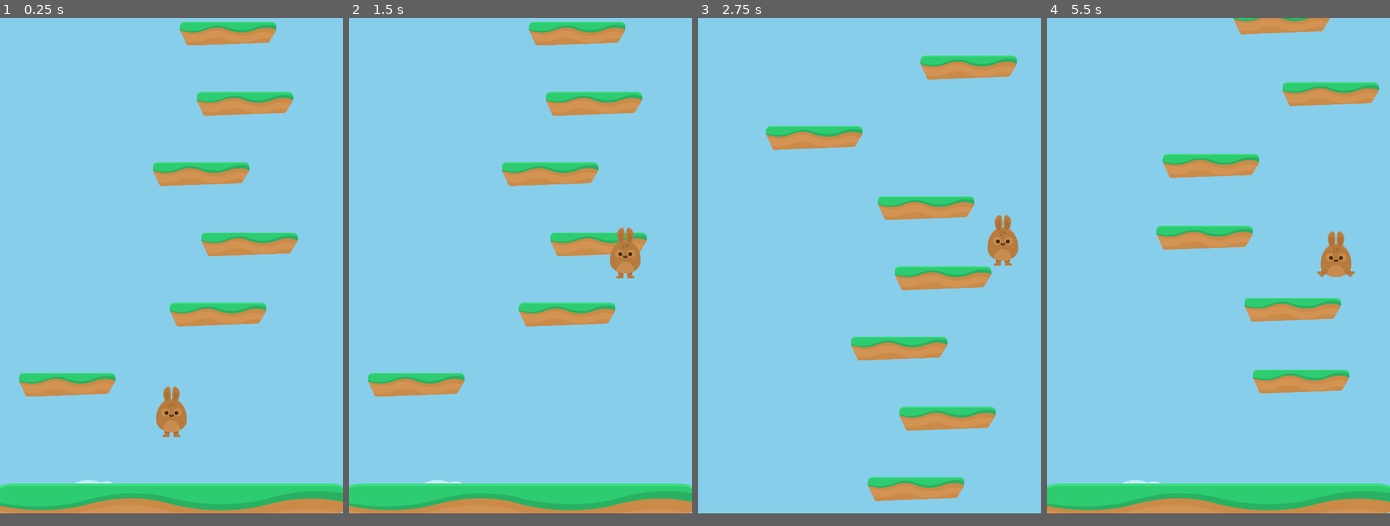
Above: before the commit, frames 1-4 (left to right).
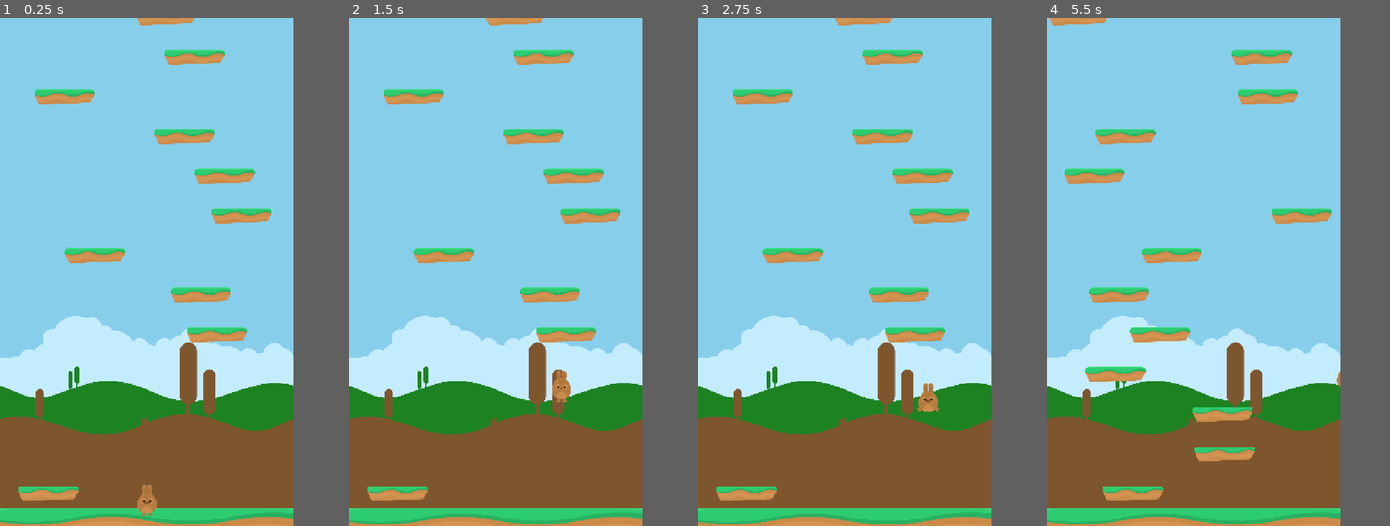
Above: after the commit, the same moments.

Repository: StefanLock/happy-hopper-quest
Game: Godot game, scene res://scenes/game.tscn
The game is run twice, just before and just after one commit, with the same random seed, the same clock (stepped at 60 frames per second) and the same inputs.
Inputs:
- Up to frame 1 (0.25 s): no input
- Up to frame 2 (1.5 s): hold Right (move_right) 0.53-1.28 s; hold Left (move_left) from 1.28 s (still down)
- Up to frame 3 (2.75 s): release Left (move_left) at 2.03 s; hold Right (move_right) from 2.03 s (still down)
- Up to frame 4 (5.5 s): release Right (move_right) at 3.53 s; hold Left (move_left) from 3.53 s (still down); tap R (reset) at 4.15 s
In our replay, the window is 540x780 before the commit and 462x800 after it. These sizes can differ from the game's own. Grey fills any space a smaller window leaves; there, only what the larger window draws over its background counts as a difference.

The runs differ from the first frame. In frame 1, 41% of the frame differs, in the area x 0-100%, y 0-100%; in frame 2, 41%; in frame 3, 40%; in frame 4, 41%.

Commit message:
hate mobile gaming

Diff:
--- a/project.godot
+++ b/project.godot
@@ -17,8 +17,8 @@
 
 [display]
 
-window/size/viewport_width=540
-window/size/viewport_height=780
+window/size/viewport_width=740
+window/size/viewport_height=1280
 window/stretch/mode="canvas_items"
 window/stretch/aspect="expand"
 window/handheld/orientation=1
--- a/scenes/game.tscn
+++ b/scenes/game.tscn
@@ -26,7 +26,6 @@
 [node name="Sprite2D" type="Sprite2D" parent="ParallaxBackground/ParallaxLayer2"]
 scale = Vector2(0.3, 0.5)
 texture = ExtResource("5_gee14")
-centered = false
 
 [node name="ParallaxLayer3" type="ParallaxLayer" parent="ParallaxBackground"]
 motion_scale = Vector2(0.7, 0.7)
@@ -35,7 +34,6 @@
 modulate = Color(0.133333, 0.545098, 0.133333, 1)
 scale = Vector2(0.3, 0.5)
 texture = ExtResource("6_0tnpc")
-centered = false
 
 [node name="ParallaxLayer4" type="ParallaxLayer" parent="ParallaxBackground"]
 modulate = Color(0.729412, 0.376471, 0.180392, 1)
@@ -44,4 +42,3 @@
 [node name="Sprite2D" type="Sprite2D" parent="ParallaxBackground/ParallaxLayer4"]
 scale = Vector2(0.3, 0.5)
 texture = ExtResource("7_vtaks")
-centered = false
--- a/scripts/game.gd
+++ b/scripts/game.gd
@@ -6,7 +6,8 @@
 var camera_scene = preload("res://scenes/game_camera.tscn")
 var camera = null
 
-var viewport_size: Vector2
+const DESIGN_WIDTH = 740.0
+const DESIGN_HEIGHT = 1280.0
 
 @onready var level_generator: Node2D = $LevelGenerator
 @onready var ground_sprite: Sprite2D = $GroundSprite
@@ -15,52 +16,60 @@
 @onready var parallax_layer_4: ParallaxLayer = $ParallaxBackground/ParallaxLayer4
 
 func _ready() -> void:
-	viewport_size = get_viewport_rect().size
+	var actual_view_size = get_viewport_rect().size
 
-	var player_spawn_offset = 150
-	player_spawn_position.x = viewport_size.x / 2.0
-	player_spawn_position.y = viewport_size.y - player_spawn_offset
+	var player_spawn_offset = 50
+	player_spawn_position.x = DESIGN_WIDTH / 2.0
+	player_spawn_position.y = DESIGN_HEIGHT - player_spawn_offset
 
-	ground_sprite.global_position.x = viewport_size.x / 2.0
-	ground_sprite.global_position.y = viewport_size.y
+	ground_sprite.global_position.x = DESIGN_WIDTH / 2.0
+	ground_sprite.global_position.y = actual_view_size.y
+
+	var ground_tex_width = ground_sprite.texture.get_width()
+	ground_sprite.scale.x = DESIGN_WIDTH / ground_tex_width * 1.05
 
 	setup_parallax_layer(parallax_layer_2)
 	setup_parallax_layer(parallax_layer_3)
 	setup_parallax_layer(parallax_layer_4)
-	new_game()
+
+	new_game.call_deferred()
 
 func get_parralax_sprite_scale(parallax_sprite: Sprite2D):
 	var parallax_texture = parallax_sprite.get_texture()
 	var parallax_texture_width = parallax_texture.get_width()
 
-	var _scale = viewport_size.x / parallax_texture_width
-	var result = Vector2(_scale, _scale)
-	return result
+	var _scale = DESIGN_WIDTH / parallax_texture_width
+	return Vector2(_scale, _scale)
 
 func setup_parallax_layer(_parallax_layer: ParallaxLayer):
 	var parallax_sprite = _parallax_layer.find_child("Sprite2D")
-	var parallax_texture = parallax_sprite.get_texture()
-	var parallax_texture_height = parallax_texture.get_height()
 
 	if parallax_sprite != null:
-		parallax_sprite.scale = get_parralax_sprite_scale(parallax_sprite)
-		parallax_sprite.offset.y = parallax_texture_height
+		var parallax_scaled = get_parralax_sprite_scale(parallax_sprite)
+		parallax_sprite.scale = parallax_scaled
+		var bg_h = parallax_sprite.texture.get_height() * parallax_sprite.scale.y
+		var ground_h = ground_sprite.texture.get_height() * ground_sprite.scale.y
+		var ground_top_y = ground_sprite.global_position.y - (ground_h / 2.0)
+		parallax_sprite.global_position.x = DESIGN_WIDTH / 2.0
+		parallax_sprite.global_position.y = ground_top_y - (bg_h / 2.0)
 
-# Called every frame. 'delta' is the elapsed time since the previous frame.
 func _process(_delta: float) -> void:
 	if Input.is_action_just_pressed("quit"):
 		get_tree().quit()
 	if Input.is_action_just_pressed("reset"):
-		get_tree().reload_current_scene()
+		get_tree().call_deferred("reload_current_scene")
 
 func new_game():
+	if is_instance_valid(player): player.queue_free()
+	if is_instance_valid(camera): camera.queue_free()
+
 	player = player_scene.instantiate()
 	player.global_position = player_spawn_position
 	add_child(player)
 
 	camera = camera_scene.instantiate()
+	add_child(camera)
 	camera.setup_camera(player)
-	add_child(camera)
 
 	if player:
 		level_generator.setup(player)
--- a/scripts/level_generator.gd
+++ b/scripts/level_generator.gd
@@ -4,10 +4,12 @@
 
 var platform_scene = preload("res://scenes/platform.tscn")
 
+const DESIGN_WIDTH = 740.0
+const DESIGN_HEIGHT = 1280.0
+
 var start_platform_y
-var y_distance_between_platforms = randf_range(100.0, 150.0)
-var level_size = 15
-var viewport_size
+var y_distance_between_platforms = 100.0
+var level_size = 50
 var generated_platform_count = 0
 
 var player: Player = null
@@ -18,11 +20,10 @@
 
 func _ready() -> void:
 	generated_platform_count = 0
-	viewport_size = get_viewport().size
-	start_platform_y = viewport_size.y - (y_distance_between_platforms*2)
+	start_platform_y = DESIGN_HEIGHT - (y_distance_between_platforms)
+
 	generate_level(start_platform_y, true)
 
-# Called every frame. 'delta' is the elapsed time since the previous frame.
 func _process(_delta: float) -> void:
 	if player:
 		var py = player.global_position.y
@@ -33,19 +34,17 @@
 
 func generate_level(start_y: float, generate_ground: bool):
 	var platform_width = 155
+	var current_view_size = get_viewport().get_visible_rect().size
 
 	if generate_ground == true:
-		# Generate ground
-		var platform_height = 37.5
-		var ground_platform_count = (viewport_size.x / platform_width) + 1
+		var ground_platform_count = (current_view_size.x / platform_width) + 1
 
 		for i in range(ground_platform_count):
-			var ground_location = Vector2(i * platform_width, viewport_size.y - platform_height)
+			var ground_location = Vector2(i * platform_width, current_view_size.y)
 			create_platform(ground_location)
 
-	# Generate platforms
 	for i in range(level_size):
-		var max_x_position = viewport_size.x - platform_width
+		var max_x_position = DESIGN_WIDTH - platform_width
 		var random_x = randf_range(0.0, max_x_position)
 
 		var location: Vector2
--- a/scripts/player.gd
+++ b/scripts/player.gd
@@ -10,6 +10,9 @@
 var max_fall_velocity:float = 1000.0
 var viewport_size: Vector2
 var do_a_flip: Tween
+
+var use_accelerometer: bool = false
+var accelerometer_speed = 130
 
 func flip() -> void:
 	do_a_flip = create_tween()
@@ -25,6 +28,10 @@
 func _ready() -> void:
 	viewport_size = get_viewport_rect().size
 
+	var os_name = OS.get_name()
+	if os_name == "Android":
+		use_accelerometer = true
+
 func _process(_delta: float) -> void:
 	if velocity.y > 0:
 		if animation_player.current_animation != "fall":
@@ -39,12 +46,15 @@
 	if velocity.y > max_fall_velocity:
 		velocity.y = max_fall_velocity
 
-	var direction = Input.get_axis("move_left", "move_right")
-	if direction:
-		velocity.x = direction * speed
+	if use_accelerometer == true:
+		var mobile_input = Input.get_accelerometer()
+		velocity.x = mobile_input.x * accelerometer_speed
 	else:
-		velocity.x = move_toward(velocity.x, 0, speed/10)
-		# Change the /10 to a bigger number to slow down stopping speed left and right.
+		var direction = Input.get_axis("move_left", "move_right")
+		if direction:
+			velocity.x = direction * speed
+		else:
+			velocity.x = move_toward(velocity.x, 0, speed/10)
 
 	move_and_slide()
 	# Margin to make the teleportation less jumpy.
